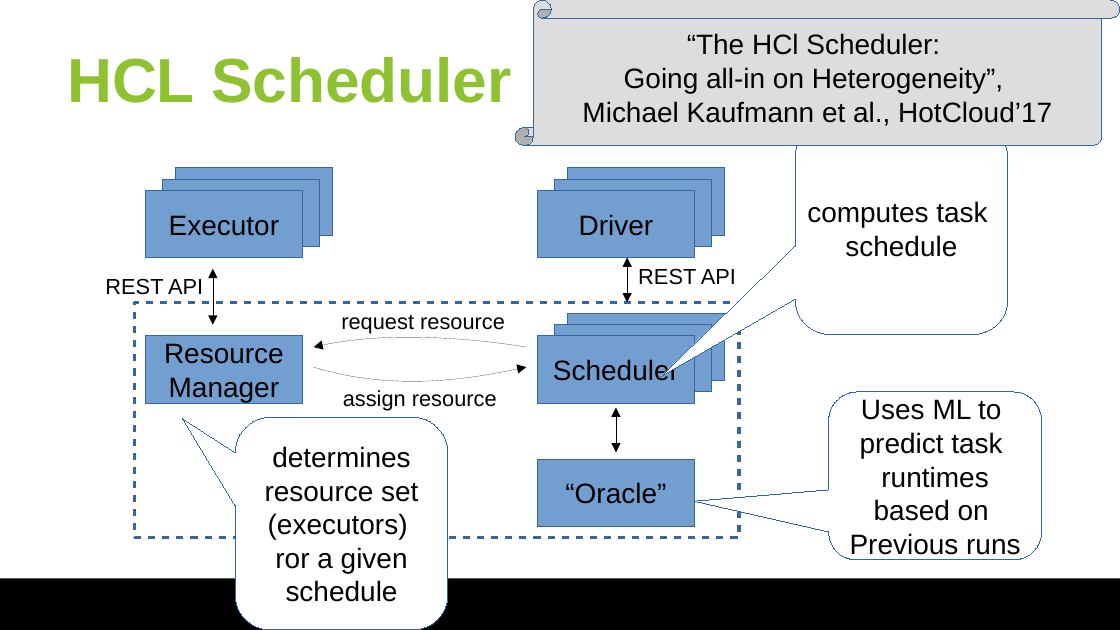
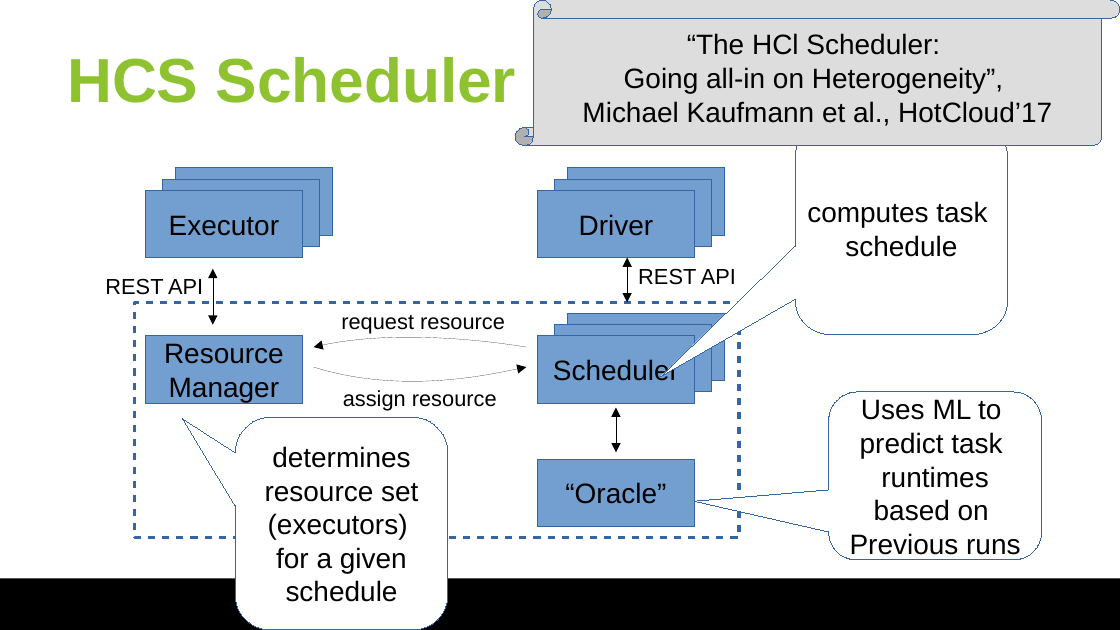
Before and after one commit to huangyibo/spark-summit-18, a slide deck: slide 35 of slides/spark-summit-18.odp. Drawn at 1120x630 pixels with LibreOffice and Linux fonts; fonts in the diff are those of the drawing; background and template pictures are left out. Boxes give left, top, right and bottom in pixels: in the first picture for what was removed or moved away, otherwise in the second. Text is boxed around its words. In the diff, an @@ line names an element or a change of style, - is before the commit and + after.

```diff
--- a/slides/spark-summit-18.odp
+++ b/slides/spark-summit-18.odp
@@ title at [67, 57, 517, 103]: text changed @@
-HCL Scheduler
+HCS Scheduler
@@ text in rounded speech box at [276, 547, 407, 573]: text changed @@
-ror a given
+for a given
```
Also in this commit, not shown: 27 other slides changed, 1 other file.
